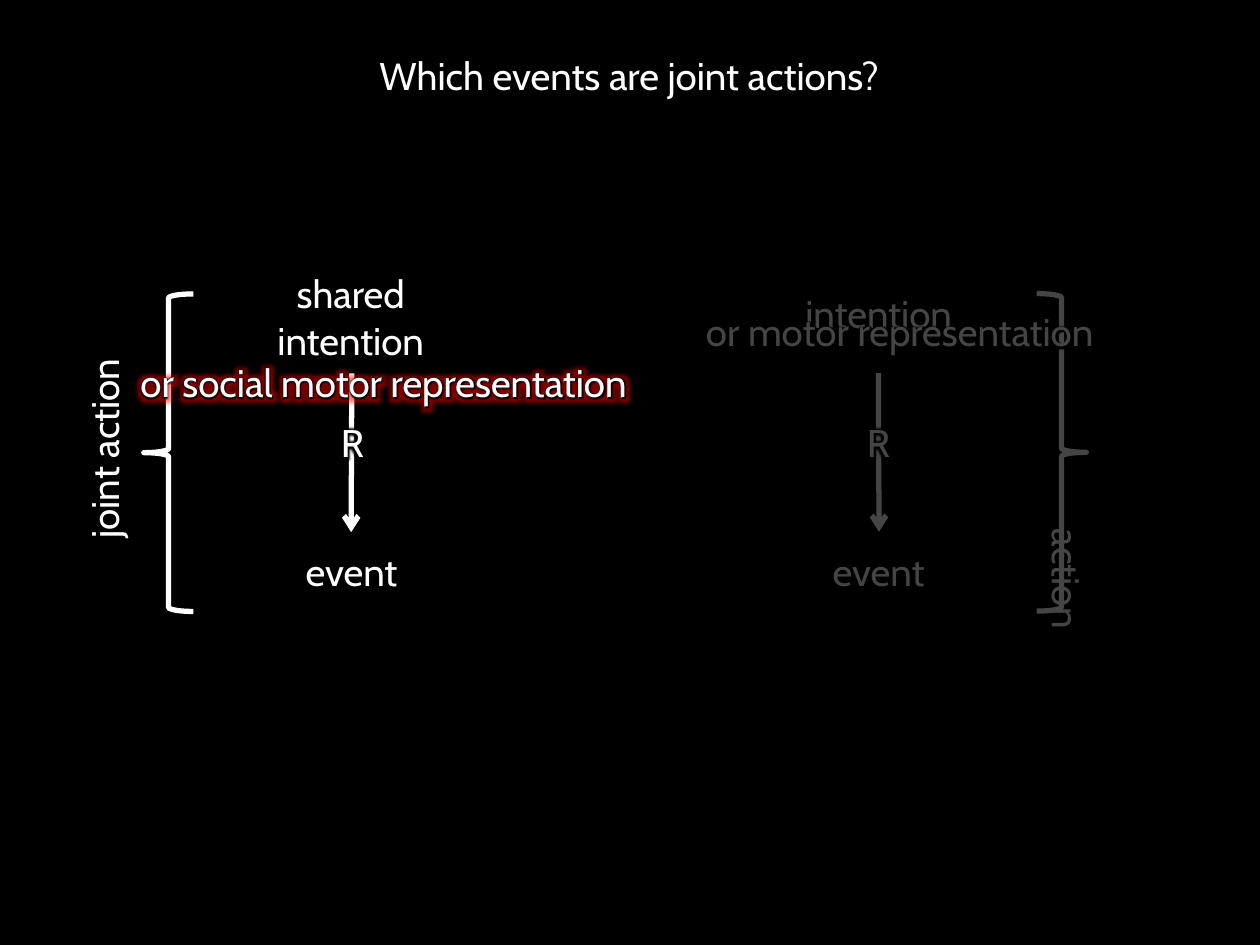
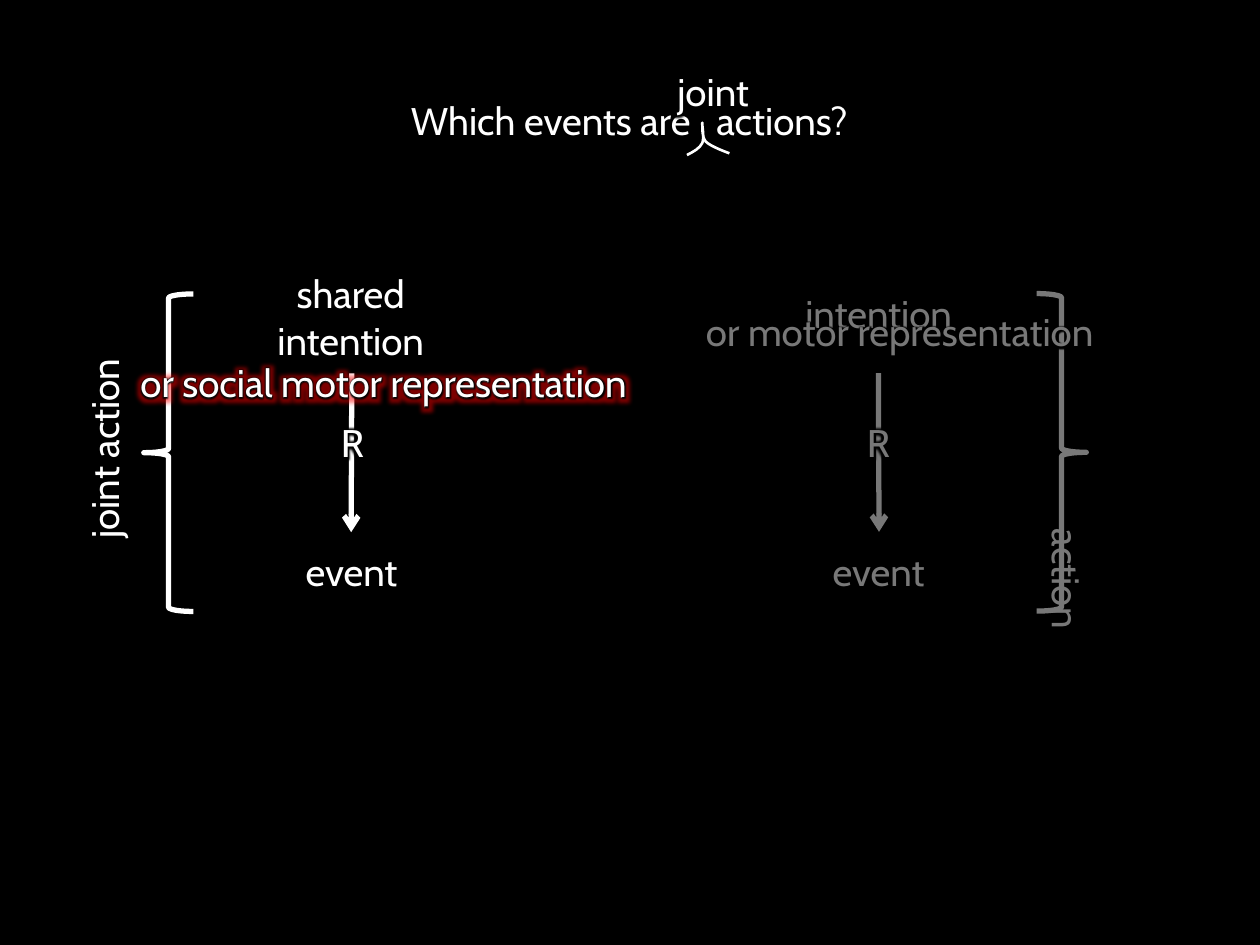
Before and after one commit to butterfill/writing, a slide deck: slide 7 of intention motor representation joint action (paper 3)/conf collective intentionality manchester 2012/motor representation and shared intention - manchester collective intentionality 2012.pptx. Drawn at 1260x945 pixels with LibreOffice and Linux fonts; fonts in the diff are those of the drawing. Boxes give left, top, right and bottom in pixels: in the first picture for what was removed or moved away, otherwise in the second. Text is boxed around its words. In the diff, an @@ line names an element or a change of style, - is before the commit and + after.

```diff
--- a/intention motor representation joint action (paper 3)/conf collective intentionality manchester 2012/motor representation and shared intention - manchester collective intentionality 2012.pptx
+++ b/intention motor representation joint action (paper 3)/conf collective intentionality manchester 2012/motor representation and shared intention - manchester collective intentionality 2012.pptx
@@ text added at [677,79,749,115], 22 pt, text #FFFFFF @@
+joint
@@ text at [411,103,847,136]: text changed @@
-Which events are joint actions?
+Which events are actions?
@@ freeform shape added at [687,122,730,155], outline #FFFFFF 1.5 pt @@
@@ rectangle at [650,275,1196,692]: fill #000000 at 73% opacity to #000000 at 53% opacity @@
```
Also in this commit, not shown: 12 other slides changed, 18 slides added, 1 slide removed, 3 other files.
